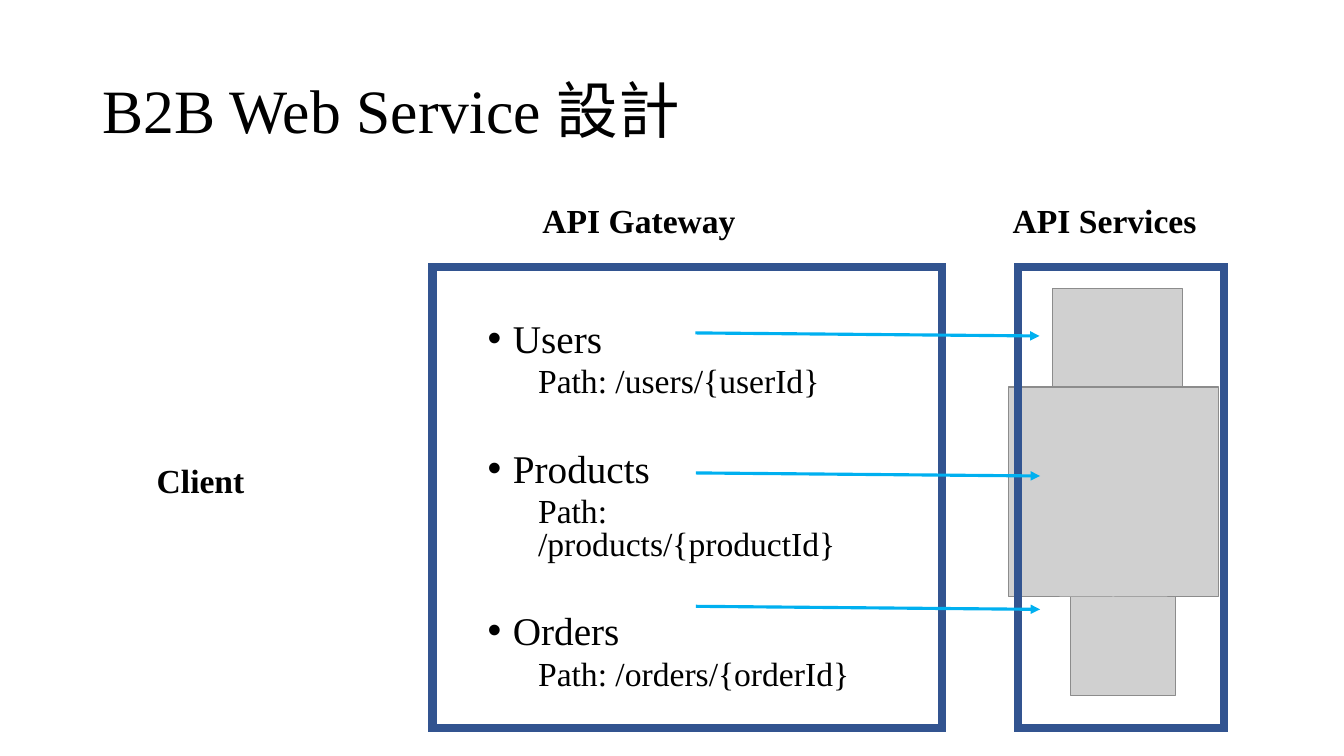
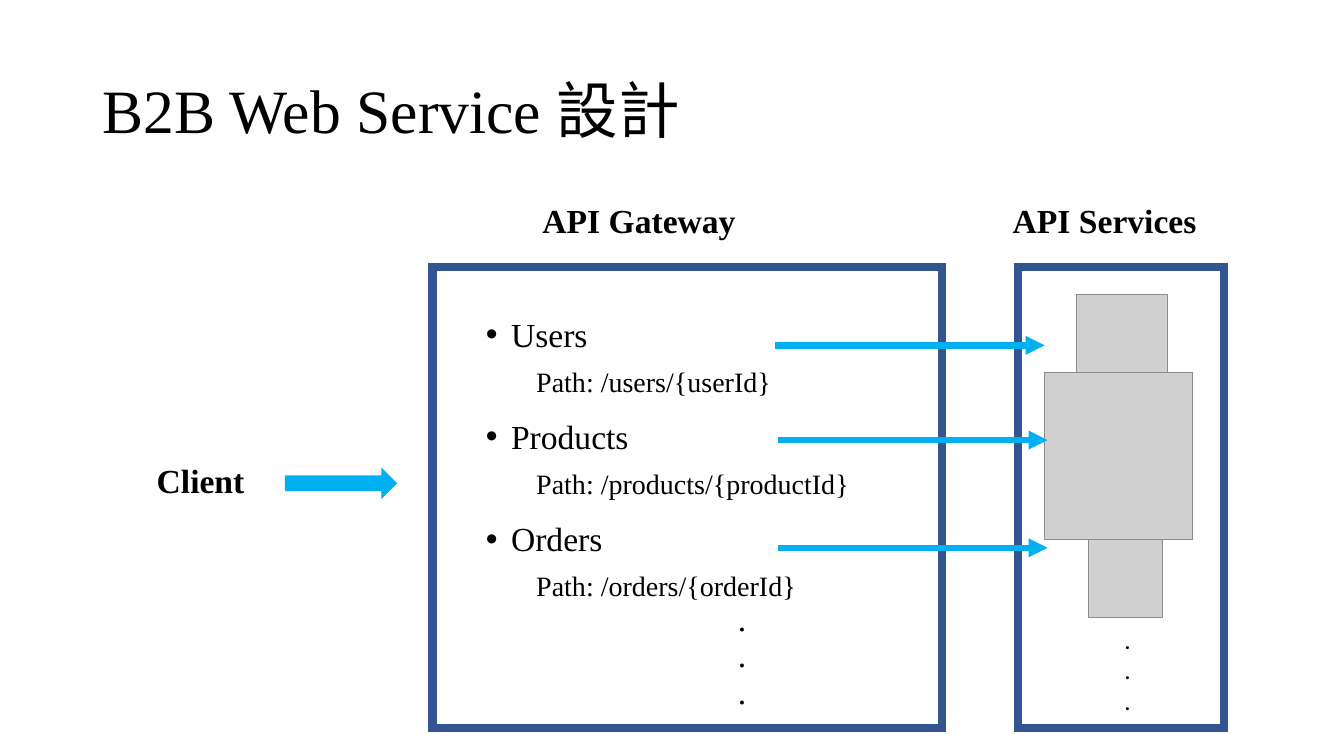
Before and after one commit to guyleaf/NTUT-chatbot, a slide deck: slide 3 of project/B2B.pptx. Drawn at 1344x756 pixels with LibreOffice and Linux fonts; fonts in the diff are those of the drawing; grey boxes stand for pictures. Boxes give left, top, right and bottom in pixels: in the first picture for what was removed or moved away, otherwise in the second. Text is boxed around its words. In the diff, an @@ line names an element or a change of style, - is before the commit and + after.

```diff
--- a/project/B2B.pptx
+++ b/project/B2B.pptx
@@ picture: place and size @@
-picture at (1054, 288, 1183, 417)
+picture at (1077, 294, 1168, 397)
@@ text at (511, 325, 849, 600): paragraphs added @@
+  .
+  .
+  .
@@ text at (511, 325, 849, 600): size 28 to 24 pt in "Users", "Products", "Orders"; size 24 to 20 pt in "Path: /users/{userId}", "Path: /products/{productId}", "Path: /orders/{orderId}"; line spacing 0.8 to 1.1 @@
@@ arrow moved from (696, 333) - (1040, 336) to (775, 346) - (1045, 346) @@
@@ arrow (775, 346) - (1045, 346): stroke #00B0F0 2.25 pt to #00B0F0 4.5 pt @@
@@ picture: place and size @@
-picture at (1008, 387, 1218, 597)
+picture at (1045, 372, 1193, 539)
@@ arrow moved from (696, 473) - (1041, 476) to (778, 441) - (1048, 441) @@
@@ arrow (778, 441) - (1048, 441): stroke #00B0F0 2.25 pt to #00B0F0 4.5 pt @@
@@ right arrow added at (285, 469, 396, 497), fill #00B0F0, outline #00B0F0 1 pt @@
@@ picture: place and size @@
-picture at (1071, 584, 1176, 696)
+picture at (1089, 529, 1163, 618)
@@ arrow moved from (696, 607) - (1041, 610) to (778, 547) - (1048, 547) @@
@@ arrow (778, 547) - (1048, 547): stroke #00B0F0 2.25 pt to #00B0F0 4.5 pt @@
@@ text added at (1065, 620, 1175, 752), 18 pt, text #000000 @@
+  .
+  .
+  .
```
Also in this commit, not shown: 1 other slide changed, 1 other file.
